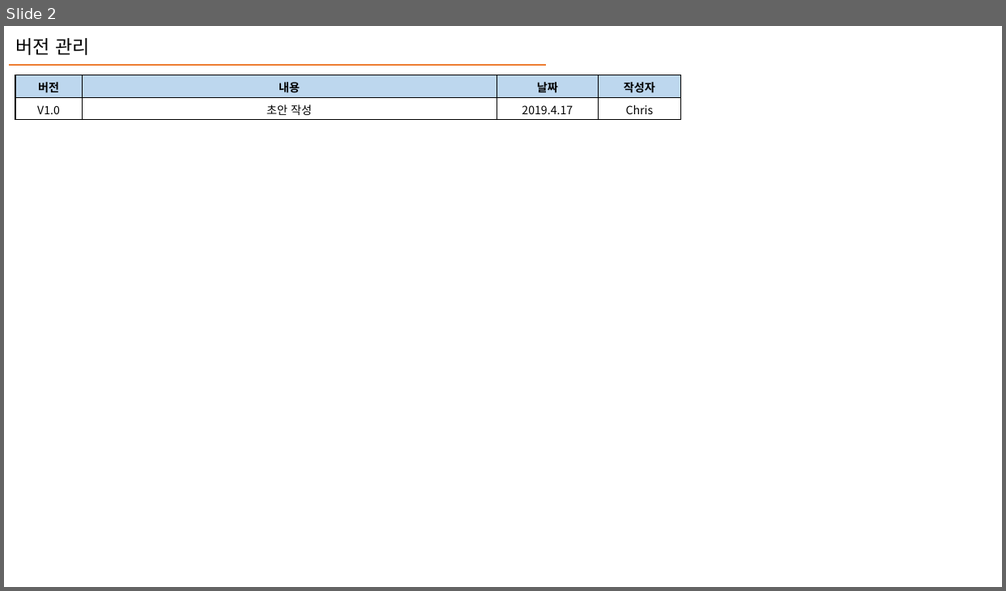
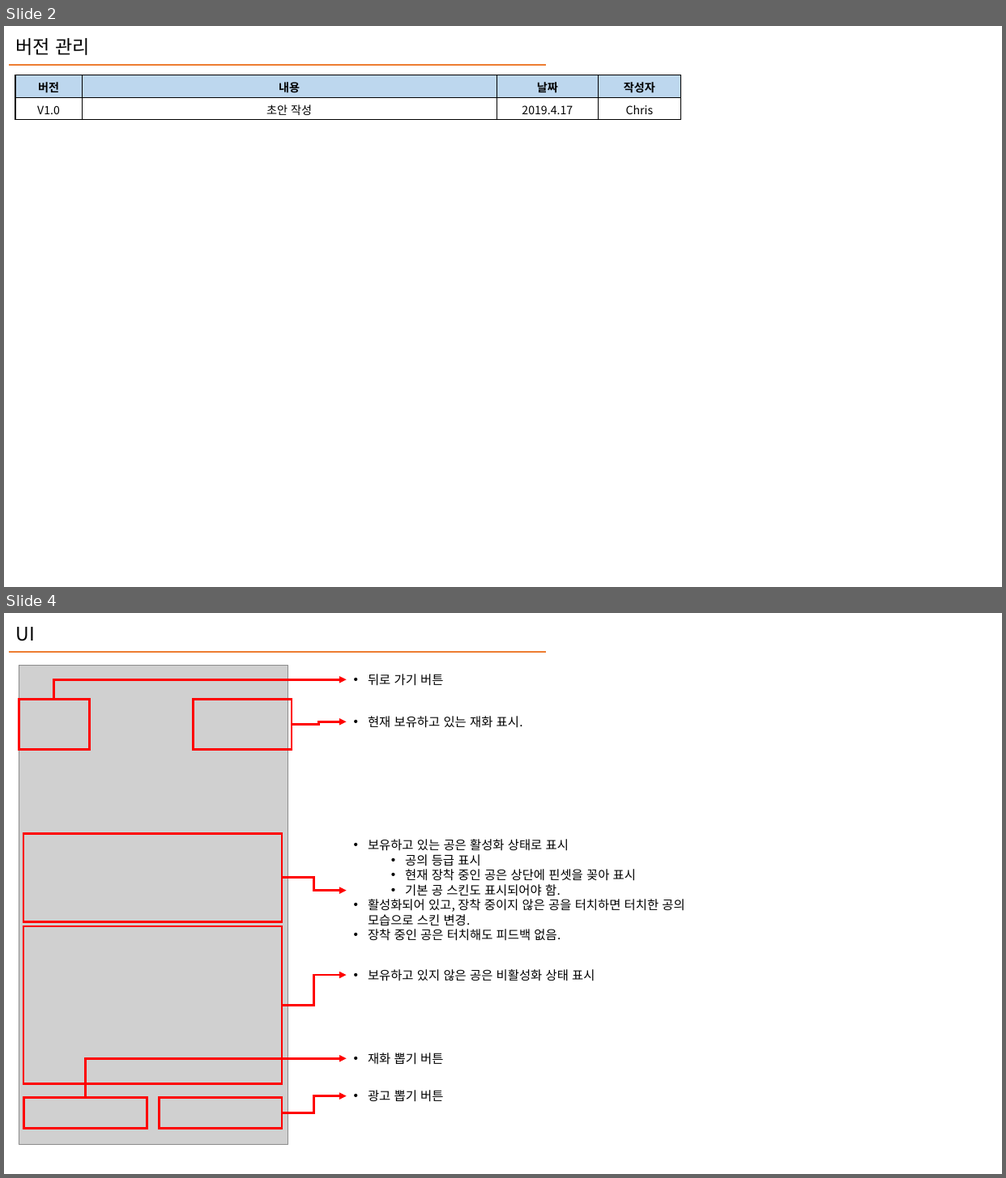
Before and after one commit to PenguinPistol/Dispose_Break, a slide deck: 기획서/Shop UI V1.0.pptx. Shown one above the other, each under a label of ours: slide 2 before the commit, slides 2 and 4 after it; the slides between them are not shown. The pictures are 1006x591 and 1006x1178 pixels, drawn with LibreOffice and Linux fonts; fonts in the diff are those of the drawing; grey boxes stand for pictures. Boxes give left, top, right and bottom in pixels: in the first picture for what was removed or moved away, otherwise in the second. Text is boxed around its words. In the diff, an @@ line names an element or a change of style, - is before the commit and + after.

```diff
--- a/기획서/Shop UI V1.0.pptx
+++ b/기획서/Shop UI V1.0.pptx
@@ slide 4 added at (4,613,1002,1174), background #FFFFFF @@
@@ text added at (16,627,35,641), 18 pt, text #000000 @@
+UI
@@ line added from (9, 652) to (546, 652), #ED7D31 1 pt @@
@@ picture added at (19,666,288,1144) @@
@@ elbow arrow added from (54, 699) to (346, 679), #FF0000 2.25 pt @@
@@ text added at (368,674,443,686), 12 pt, text #000000 @@
+• 뒤로 가기 버튼
@@ rectangle added at (19,699,89,750), outline #FF0000 2.25 pt @@
@@ rectangle added at (194,699,292,750), outline #FF0000 2.25 pt @@
@@ elbow arrow added from (292, 725) to (346, 722), #FF0000 2.25 pt @@
@@ text added at (368,716,523,728), 12 pt, text #000000 @@
+• 현재 보유하고 있는 재화 표시.
@@ rectangle added at (23,834,282,922), outline #FF0000 2.25 pt @@
@@ text added at (368,839,684,941), 12 pt, text #000000 @@
+• 보유하고 있는 공은 활성화 상태로 표시
+  • 공의 등급 표시
+  • 현재 장착 중인 공은 상단에 핀셋을 꽂아 표시
+  • 기본 공 스킨도 표시되어야 함.
+• 활성화되어 있고, 장착 중이지 않은 공을 터치하면 터치한 공의 모습으로 스킨 변경.
+• 장착 중인 공은 터치해도 피드백 없음.
@@ elbow arrow added from (282, 878) to (346, 891), #FF0000 2.25 pt @@
@@ rectangle added at (23,926,282,1084), outline #FF0000 2.25 pt @@
@@ elbow arrow added from (282, 1005) to (346, 975), #FF0000 2.25 pt @@
@@ text added at (368,969,594,982), 12 pt, text #000000 @@
+• 보유하고 있지 않은 공은 비활성화 상태 표시
@@ elbow arrow added from (86, 1098) to (346, 1059), #FF0000 2.25 pt @@
@@ text added at (368,1053,443,1065), 12 pt, text #000000 @@
+• 재화 뽑기 버튼
@@ rectangle added at (24,1098,147,1129), outline #FF0000 2.25 pt @@
@@ rectangle added at (159,1097,282,1128), outline #FF0000 2.25 pt @@
@@ elbow arrow added from (282, 1113) to (346, 1097), #FF0000 2.25 pt @@
@@ text added at (368,1090,443,1102), 12 pt, text #000000 @@
+• 광고 뽑기 버튼
```
Also in this commit, not shown: 3 other slides added, 1 slide removed, 1 other file.
